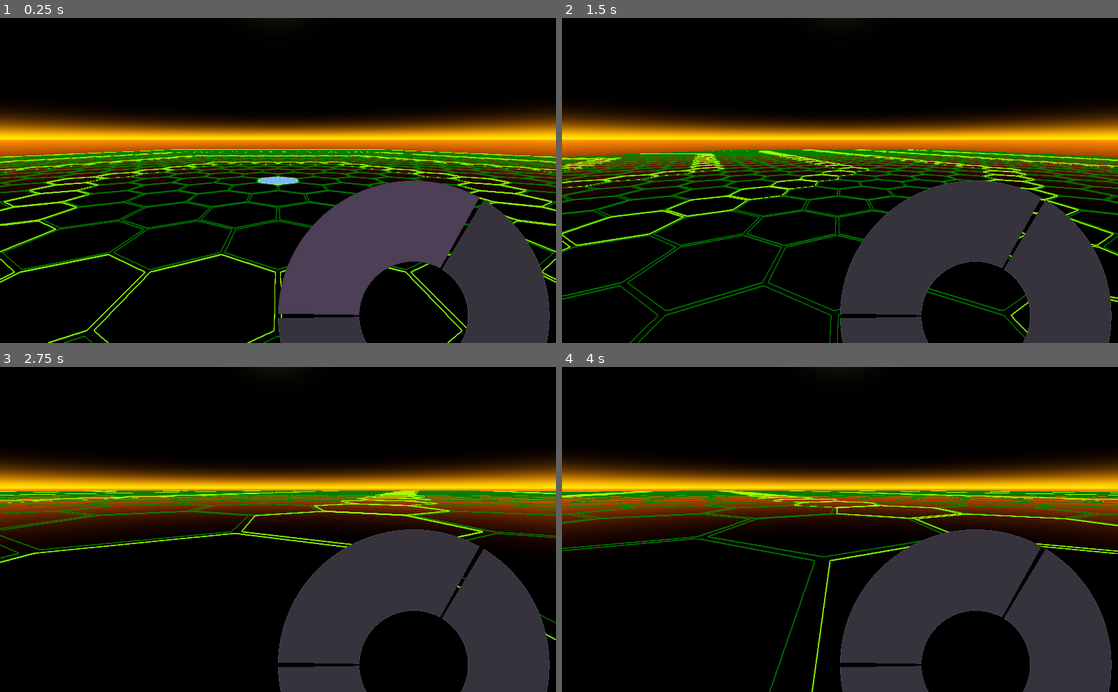
Above: before the commit, frames 1-4 (two rows, left to right).
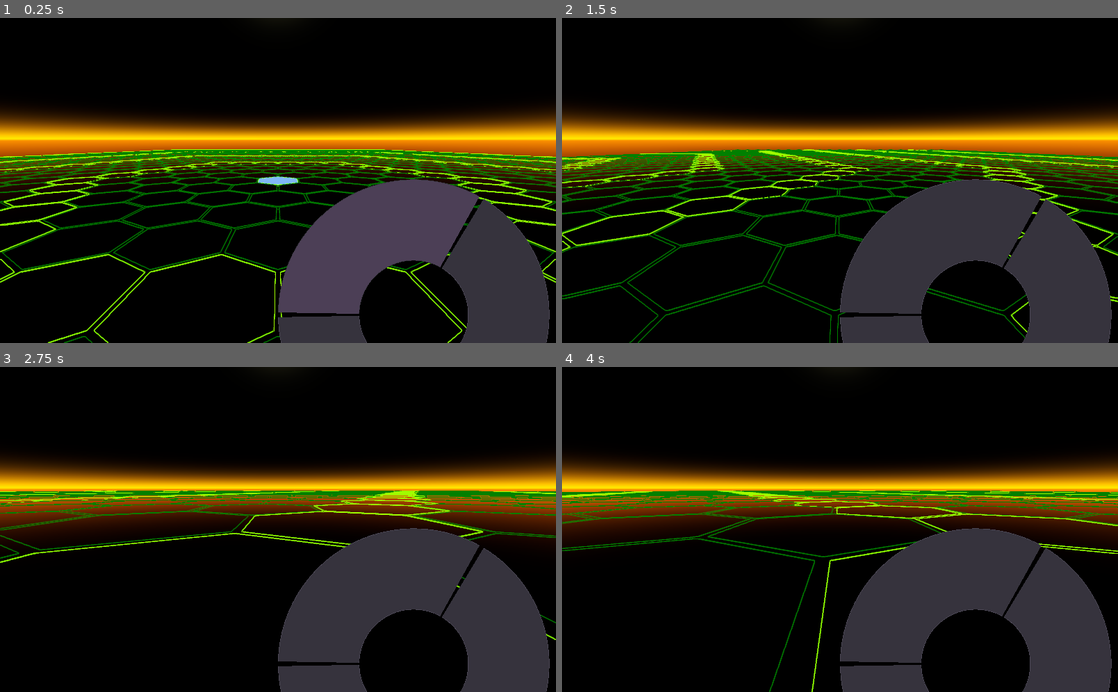
Above: after the commit, the same moments.

Repository: ObsidianBlk/Twin-Sticky
Game: Godot game, scene res://ArenaEditor/ArenaEditor.tscn
Same seed, same stepped clock (60 frames per second), same inputs: the game is played once before the commit and once after it. This scene is started directly instead of the project's main scene.
Inputs (mouse positions are in pixels of both pictures, inside the frame that each line leads up to):
- Up to frame 1 (0.25 s): no input
- Up to frame 2 (1.5 s): tap Enter at 0.5 s; move the mouse to (973, 317) at 0.52 s; hold D (booster_right) 0.53-1.28 s; hold Middle mouse button (orbit_enable) 0.53-1.28 s; click (973, 317) at 0.67 s; tap Space (booster_jump) at 0.77 s; hold S (booster_backward) from 1.28 s (still down); tap ` (terminal) at 1.35 s; click (973, 317) at 1.42 s
- Up to frame 3 (2.75 s): tap Space (booster_jump) at 1.52 s; release S (booster_backward) at 2.03 s; hold D (booster_right) from 2.03 s (still down); hold , (zoom_in) from 2.03 s (still down); click (411, 666) at 2.17 s
- Up to frame 4 (4 s): release D (booster_right) at 2.78 s; release , (zoom_in) at 2.78 s; hold W (booster_forward) 2.78-3.53 s; tap . (zoom_out) at 2.85 s; click (973, 666) at 2.92 s; tap Space (booster_jump) at 3.02, 3.77 s; move the mouse to (1006, 578) at 3.52 s; hold A (booster_left) from 3.53 s (still down); hold Middle mouse button (orbit_enable) from 3.53 s (still down); click (1006, 578) at 3.67 s

The runs differ from the first frame. In frame 1, 0.5% of the frame differs, in the area x 50-99%, y 49-100%; in frame 2, 0.5%; in frame 3, 0.5%; in frame 4, 0.5%.

Commit message:
RadialMenu/Button and associated Arc.shader now support an angle_offset to the arcs being drawn. The offset rotates clockwise from 0 to 360 degrees. This allows a little more fine tune adjustment to button orientation.

Diff:
--- a/ArenaEditor/ArenaEditor.tscn
+++ b/ArenaEditor/ArenaEditor.tscn
@@ -68,6 +68,7 @@
 visible = true
 margin_right = 500.0
 margin_bottom = 500.0
+focus_mode = 2
 outer_radius = 250.0
 inner_radius = 100.0
 gap_degrees = 2.0
@@ -75,6 +76,12 @@
 [node name="RadialButton" parent="UI/RadialMenu" instance=ExtResource( 6 )]
 margin_right = 500.0
 margin_bottom = 500.0
+focus_neighbour_left = NodePath("../RadialButton3")
+focus_neighbour_top = NodePath("../RadialButton3")
+focus_neighbour_right = NodePath("../RadialButton2")
+focus_neighbour_bottom = NodePath("../RadialButton2")
+focus_next = NodePath("../RadialButton2")
+focus_previous = NodePath("../RadialButton3")
 mouse_filter = 2
 start_degree = 1.0
 end_degree = 119.0
@@ -84,6 +91,12 @@
 [node name="RadialButton2" parent="UI/RadialMenu" instance=ExtResource( 6 )]
 margin_right = 500.0
 margin_bottom = 500.0
+focus_neighbour_left = NodePath("../RadialButton")
+focus_neighbour_top = NodePath("../RadialButton")
+focus_neighbour_right = NodePath("../RadialButton3")
+focus_neighbour_bottom = NodePath("../RadialButton3")
+focus_next = NodePath("../RadialButton3")
+focus_previous = NodePath("../RadialButton")
 mouse_filter = 2
 start_degree = 121.0
 end_degree = 239.0
@@ -93,6 +106,12 @@
 [node name="RadialButton3" parent="UI/RadialMenu" instance=ExtResource( 6 )]
 margin_right = 500.0
 margin_bottom = 500.0
+focus_neighbour_left = NodePath("../RadialButton2")
+focus_neighbour_top = NodePath("../RadialButton2")
+focus_neighbour_right = NodePath("../RadialButton")
+focus_neighbour_bottom = NodePath("../RadialButton")
+focus_next = NodePath("../RadialButton")
+focus_previous = NodePath("../RadialButton2")
 mouse_filter = 2
 start_degree = 241.0
 end_degree = 359.0
--- a/Shaders/Arc.shader
+++ b/Shaders/Arc.shader
@@ -7,11 +7,10 @@
 uniform float trim_width = 1.0;
 uniform float angle_start = 0.0;
 uniform float angle_end = 0.7853982;
+uniform float angle_offset = 0.0;
 uniform float base_size = 40.0;
 uniform float radius_inner = 25.0;
 uniform float radius_outer = 40.0;
-
-vec4 test(){return vec4(0,0,0,1);}
 
 vec4 IconColor(vec2 uv){
 	if (!use_icon){return vec4(0,0,0,0);}
@@ -51,18 +50,24 @@
 	return atan(det(a,b), dot(a,b)) + pi;
 }
 
+bool IsAngleWithinArc(float angle){
+	float as = radians(mod(angle_start + angle_offset, 360.0));
+	float ae = radians(mod(angle_end + angle_offset, 360.0));
+	if (ae > as){
+		return angle >= as && angle <= ae;
+	}
+	return (angle >= 0.0 && angle <= ae) || (angle >= as && angle <= radians(360.0));
+}
+
 void fragment(){
 	vec2 origin = vec2(0.5, 0.5);
 	vec4 color = vec4(0,0,0,0);
 	float angle = GetAngleBetween(vec2(1,0), normalize(UV - origin));
-	if (angle < 0.0){
-		color = vec4(1,1,0,1);
-	}
 	float _irad = (radius_inner / base_size) * 0.5;
 	float _orad = (radius_outer / base_size) * 0.5;
 	float _tw = (trim_width / base_size) * 0.5;
 	float dist = distance(UV, origin);
-	if (angle >= radians(angle_start) && angle <= radians(angle_end)){
+	if (IsAngleWithinArc(angle)){
 		if (dist <= _orad){
 			if (dist >= _irad){
 				if ((dist <= _orad && dist >= _orad - _tw) || (dist >= _irad && dist <= _irad + _tw)){
--- a/UI/RadialButton/RadialButton.gd
+++ b/UI/RadialButton/RadialButton.gd
@@ -25,6 +25,7 @@
 export var icon : Texture = null							setget set_icon
 export var start_degree : float = 0.0						setget set_start_degree
 export var end_degree : float = 45.0						setget set_end_degree
+export (float, 0.0, 360.0) var offset_degree : float = 0.0	setget set_offset_degree
 export var outer_radius : float = 42.0						setget set_outer_radius
 export var inner_radius : float = 20.0						setget set_inner_radius
 export var trim_width : float = 1.0							setget set_trim_width
@@ -81,6 +82,12 @@
 		inner_radius = r
 		_UpdateShaderParams("radius_inner", inner_radius)
 
+func set_offset_degree(d : float) -> void:
+	if d > 360.0:
+		d = fmod(d, 360.0)
+	offset_degree = d
+	_UpdateShaderParams("angle_offset", offset_degree)
+
 func set_trim_width(w : float) -> void:
 	if w >= 0.0:
 		trim_width = w
@@ -143,7 +150,6 @@
 # ------------------------------------------------------------------------------
 func _MousePositionOnButton(mpos : Vector2) -> bool:
 	var dist :float = mpos.distance_to(Vector2(outer_radius, outer_radius))
-	var reset : bool = true
 	if dist >= inner_radius and dist <= outer_radius:
 		var angle = rad2deg(mpos.angle_to_point(Vector2(outer_radius, outer_radius)) + PI)
 		if angle >= start_degree and angle <= end_degree:
@@ -171,7 +177,6 @@
 	if not processed:
 		match _btn_state:
 			BUTTON_STATE.Hover:
-				var pressed : bool = false
 				if event is InputEventMouseButton:
 					if event.button_index == BUTTON_LEFT and event.pressed == true:
 						pressed = true
@@ -196,16 +201,15 @@
 					processed = true
 					call_deferred("_EmitList", [["button_down"],["pressed"]])
 			BUTTON_STATE.Pressed:
-				var released = false
 				var focused : bool = _in_focus
 				if event is InputEventMouseButton:
 					if event.button_index == BUTTON_LEFT and event.pressed == false:
 						focused = _MousePositionOnButton(event.position)
-						released = true
+						pressed = false
 				if event.is_action_released("ui_select"):
-					released = true
-
-				if released:
+					pressed = false
+
+				if not pressed:
 					_btn_state = BUTTON_STATE.Hover if focused else BUTTON_STATE.Normal
 					_UpdateShaderColors()
 					processed = true
@@ -236,6 +240,7 @@
 		mat.set_shader_param("base_size", outer_radius)
 		mat.set_shader_param("angle_start", start_degree)
 		mat.set_shader_param("angle_end", end_degree)
+		mat.set_shader_param("angle_offset", offset_degree)
 		mat.set_shader_param("radius_inner", inner_radius)
 		mat.set_shader_param("radius_outer", outer_radius)
 		mat.set_shader_param("trim_width", trim_width)
@@ -263,6 +268,9 @@
 				mat.set_shader_param("angle_start", value)
 			"angle_end":
 				mat.set_shader_param("angle_end", value)
+			"angle_offset":
+				print("Setting Angle Offset: ", value)
+				mat.set_shader_param("angle_offset", value)
 			"radius_inner":
 				mat.set_shader_param("radius_inner", value)
 			"radius_outer":
--- a/UI/RadialButton/RadialButton.tscn
+++ b/UI/RadialButton/RadialButton.tscn
@@ -13,6 +13,7 @@
 shader_param/trim_width = 1.0
 shader_param/angle_start = 0.0
 shader_param/angle_end = 45.0
+shader_param/angle_offset = 0.0
 shader_param/base_size = 42.0
 shader_param/radius_inner = 20.0
 shader_param/radius_outer = 42.0
@@ -25,8 +26,9 @@
 
 [node name="ColorRect" type="ColorRect" parent="."]
 material = SubResource( 1 )
+margin_top = -2.0
 margin_right = 84.0
-margin_bottom = 84.0
+margin_bottom = 82.0
 mouse_filter = 2
 size_flags_horizontal = 3
 size_flags_vertical = 3
--- a/UI/RadialMenu/RadialMenu.gd
+++ b/UI/RadialMenu/RadialMenu.gd
@@ -5,15 +5,14 @@
 # ------------------------------------------------------------------------------
 # Signals
 # ------------------------------------------------------------------------------
-signal pressed(btn_name)
-signal button_down(btn_name)
-signal button_up(btn_name)
+
 
 # ------------------------------------------------------------------------------
 # Export Variables
 # ------------------------------------------------------------------------------
 export var outer_radius : float = 42.0							setget set_outer_radius
 export var inner_radius : float = 20.0							setget set_inner_radius
+export (float, 0.0, 360.0) var offset_angle : float = 0.0		setget set_offset_angle
 export (float, 0.0, 10.0, 0.001) var gap_degrees : float = 0.2	setget set_gap_degrees
 export var force_neighboring : bool = true
 
@@ -36,6 +35,12 @@
 		inner_radius = r
 		#_AdjustSize()
 		_AdjustRadialButtons()
+
+func set_offset_angle(a : float) -> void:
+	if a > 360.0:
+		a = fmod(a, 360.0)
+	offset_angle = a
+	_AdjustRadialButtons()
 
 func set_gap_degrees(g : float) -> void:
 	if g >= 0.0 and g <= 10.0 and gap_degrees != g:
@@ -101,6 +106,7 @@
 			if child is RadialButton:
 				child.set_radii(inner_radius, outer_radius)
 				child.set_arc_degrees(start_degree, start_degree + arc)
+				child.offset_degree = offset_angle
 				start_degree += arc + gap_degrees
 				if force_neighboring:
 					if first_child == null:
@@ -165,14 +171,12 @@
 
 
 func _on_child_entered(child : Node) -> void:
-	if not Engine.editor_hint:
-		if child is RadialButton and not child.is_connected("pressed", self, "_on_pressed"):
-			var _res : int = child.connect("pressed", self, "_on_pressed", [child])
+	if child is RadialButton:
+		_AdjustRadialButtons()
 
 func _on_child_exited(child : Node) -> void:
-	if not Engine.editor_hint:
-		if child is RadialButton and child.is_connected("pressed", self, "_on_pressed"):
-			child.disconnect("pressed", self, "_on_pressed")
+	if child is RadialButton:
+		_AdjustRadialButtons()
 
 func _on_about_to_show() -> void:
 	if not has_focus():
@@ -182,6 +186,3 @@
 				child.grab_focus()
 				grab_focus()
 				break
-
-func _on_pressed(_btn : RadialButton) -> void:
-	emit_signal("pressed", _btn.name)
